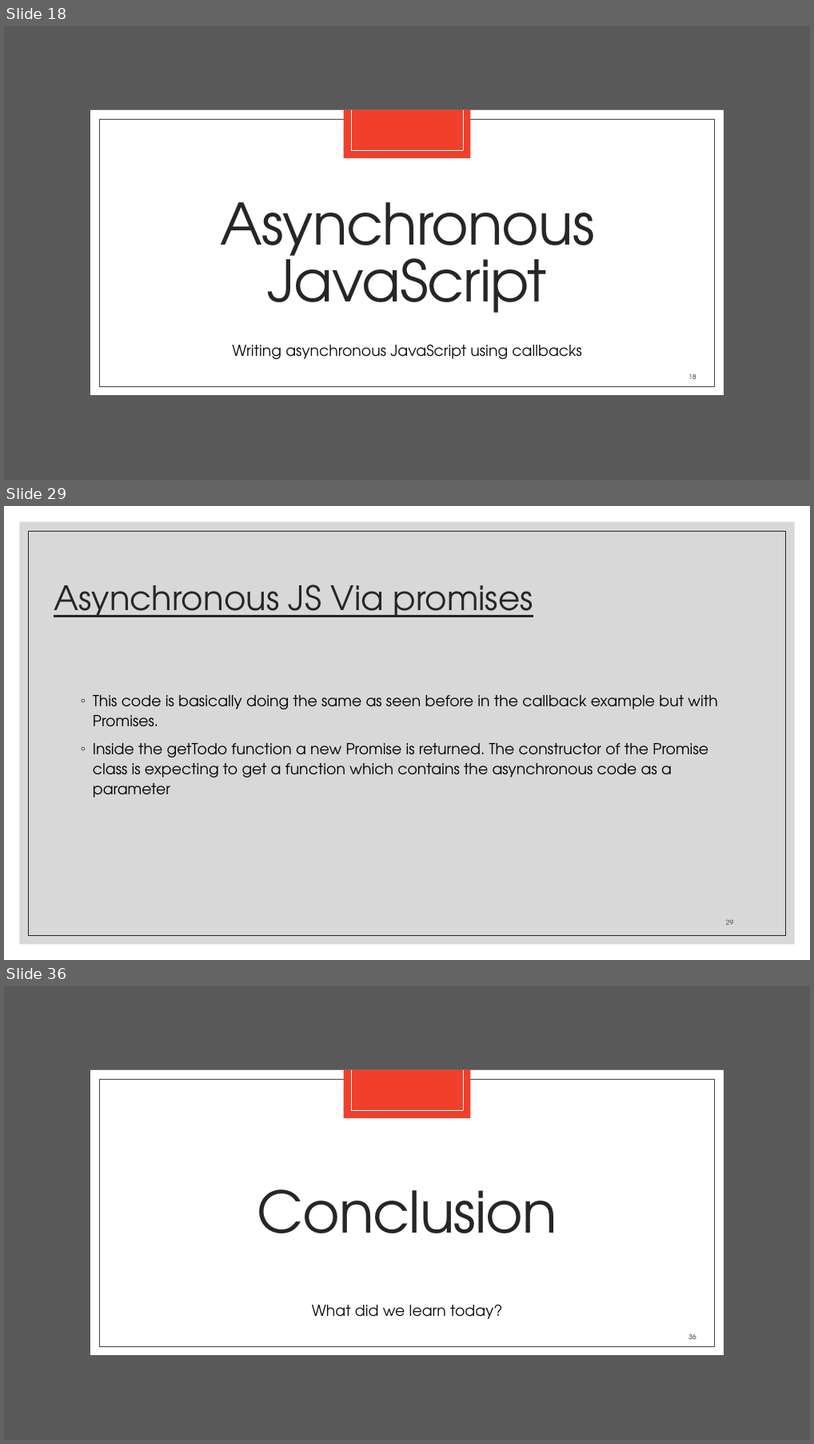
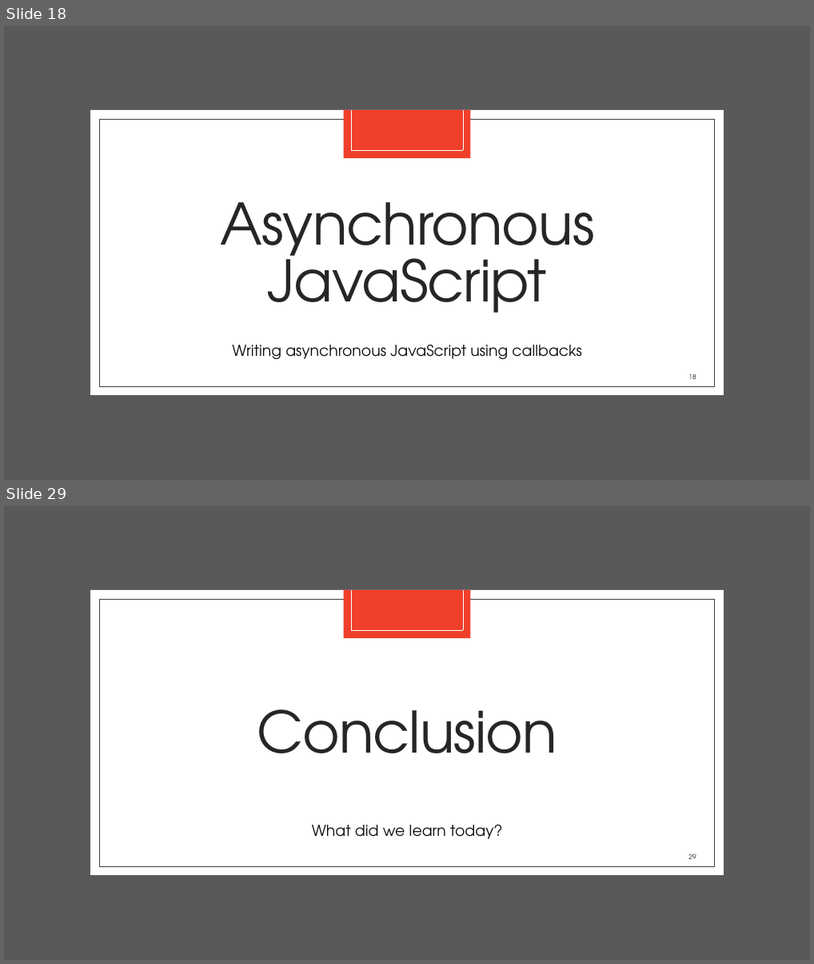
Before and after one commit to zackstotts/base-node-curriculum, a slide deck: unit_01/slides/Unit01-PartI.pptx. Shown one above the other, each under a label of ours: slides 18, 29 and 36 before the commit, slides 18 and 29 after it; the slides between them are not shown. The pictures are 814x1444 and 814x964 pixels, drawn with LibreOffice and Linux fonts; fonts in the diff are those of the drawing. Boxes give left, top, right and bottom in pixels: in the first picture for what was removed or moved away, otherwise in the second. Text is boxed around its words. In the diff, an @@ line names an element or a change of style, - is before the commit and + after.

```diff
--- a/unit_01/slides/Unit01-PartI.pptx
+++ b/unit_01/slides/Unit01-PartI.pptx
@@ slide 29 removed at (x1=4, y1=506, x2=810, y2=960), background #FFFFFF @@
@@ rectangle removed at (x1=20, y1=522, x2=795, y2=944) @@
@@ rectangle removed at (x1=29, y1=531, x2=786, y2=935) @@
@@ title removed at (x1=54, y1=584, x2=534, y2=617) @@
-Asynchronous JS Via promises
@@ text removed at (x1=93, y1=695, x2=718, y2=797) @@
-◦ This code is basically doing the same as seen before in the callback example but with Promises.
-◦ Inside the getTodo function a new Promise is returned. The constructor of the Promise class is expecting to get a function which contains the asynchronous code as a parameter
@@ page number removed at (x1=726, y1=920, x2=734, y2=924) @@
-29
@@ what was slide 36 is now slide 29 @@
@@ page number at (x1=689, y1=853, x2=696, y2=859): text changed @@
-36
+29
```
Also in this commit, not shown: 10 slides changed, 1 slide added, 7 other slides removed, 3 other files.
